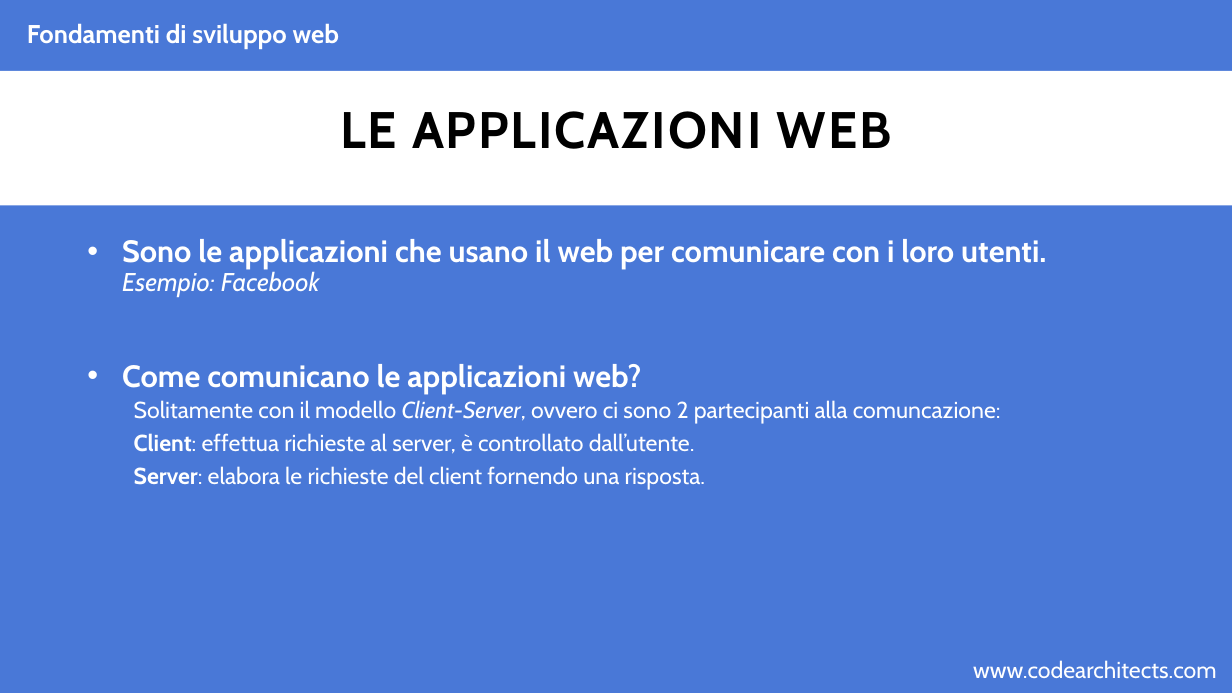
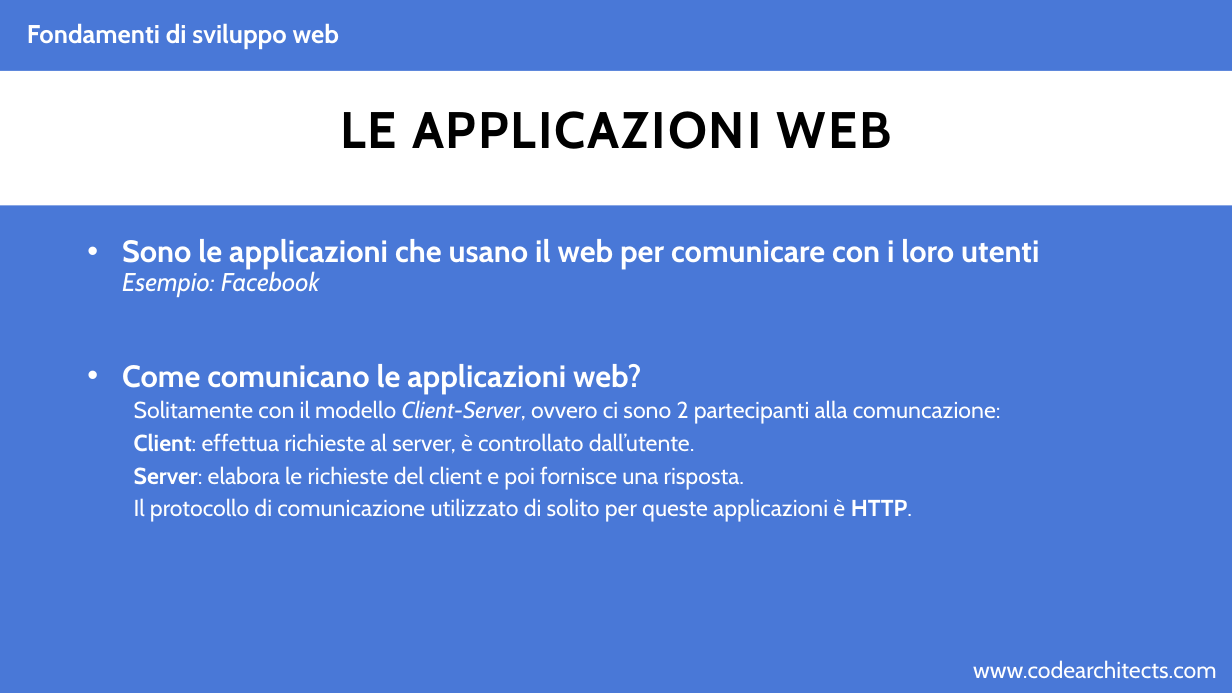
Before and after one commit to CodeArchitectsTraining/fondamenti-sviluppo-web-29052018, a slide deck: slide 4 of slides/html.pptx (slide 2 before the commit). Drawn at 1232x693 pixels with LibreOffice and Linux fonts; fonts in the diff are those of the drawing; background and template pictures are left out. Boxes give left, top, right and bottom in pixels: in the first picture for what was removed or moved away, otherwise in the second. Text is boxed around its words. In the diff, an @@ line names an element or a change of style, - is before the commit and + after.

```diff
--- a/slides/html.pptx
+++ b/slides/html.pptx
@@ text at (122,239,1039,297): text changed @@
-• Sono le applicazioni che usano il web per comunicare con i loro utenti.
-  Esempio: Facebook
+• Sono le applicazioni che usano il web per comunicare con i loro utenti
+  Esempio: Facebook
@@ text at (134,466,912,522): text changed @@
-  Server: elabora le richieste del client fornendo una risposta.
+  Server: elabora le richieste del client e poi fornisce una risposta.
+  Il protocollo di comunicazione utilizzato di solito per queste applicazioni è HTTP.
```
Also in this commit, not shown: 3 other slides changed, 27 slides added, 1 slide removed, 2 other files.
